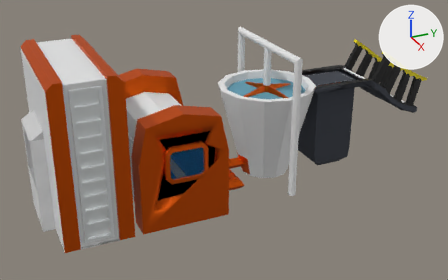
The FBX model Assets/Prefabs/3ra maquina de carton.fbx, before and after one commit.
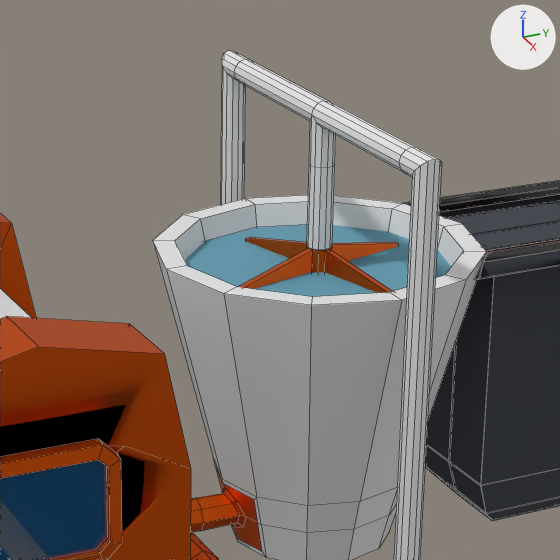
Each version is shown whole from a camera (50 mm lens) standing at (10.53, -2.79, 5.15) and looking at (0.1, 1.91, -0.07), then close up on the part from 39% to 75% of the width and 4% to 63% of the height. The lights are fixed; the arrows at upper right show +X, +Y and +Z. The first two pictures are the older version. The close-ups show mesh edges as thin lines. Where no turn or scale is listed for an object, it has been applied to the vertices.

Before the edit, the objects in view are built like this:
```python
ob_cube = bpy.data.objects.new('Cube', me_cube_001)
ob_cube.location = (0.0, 1.723, -0.974)
```
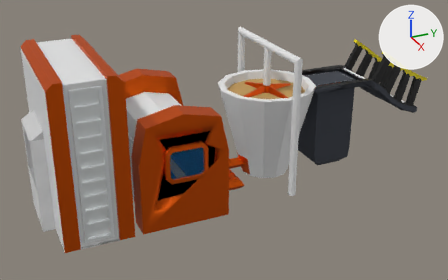
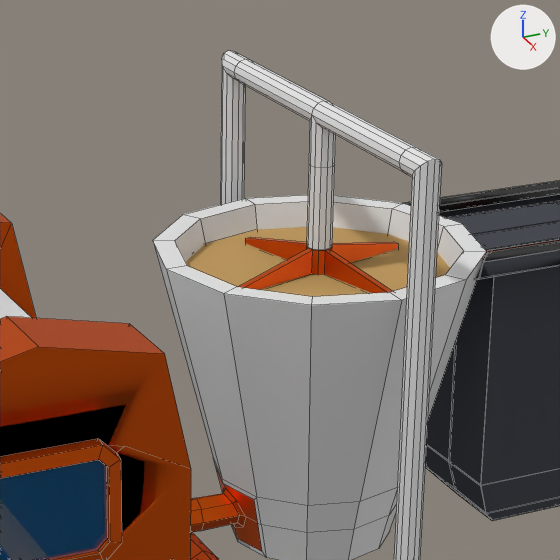
The newer file is also turned or shifted as a whole; pictures and numbers use the older file's frame.

What differs and where, as boxes (x1, y1, x2, y2) in the close-ups (560 x 560 px):
'Cube', recoloured
    both: (175, 201, 457, 300)

Edits to the bpy script that builds the scene:
```text
Change mat_material_que_cambia_de_color:
    mat_material_que_cambia_de_color.base_color: (0.123, 0.328, 0.436) -> (0.528, 0.315, 0.102)  # cyan #629bb0 -> orange #c0985a
```
